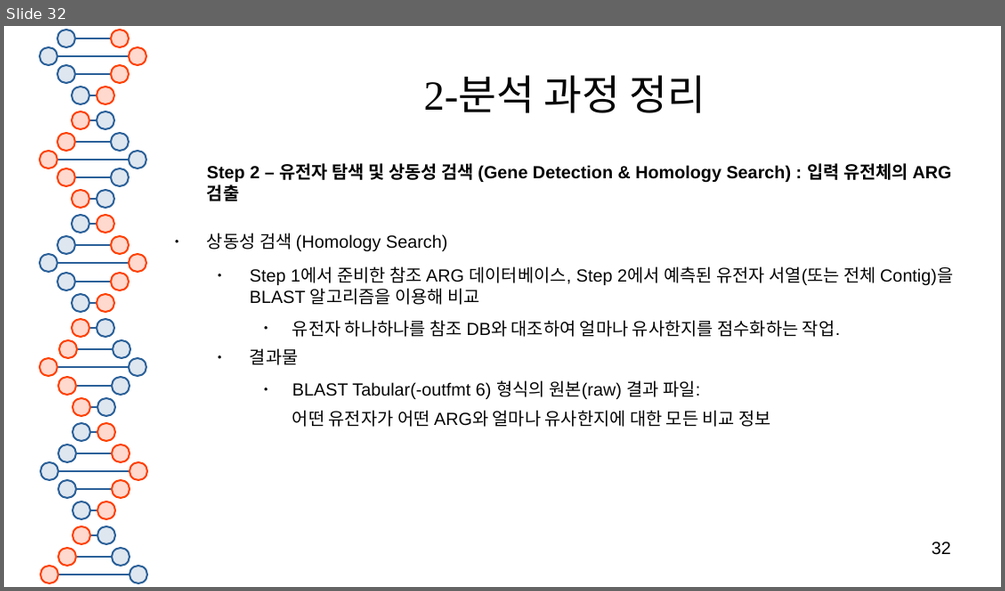
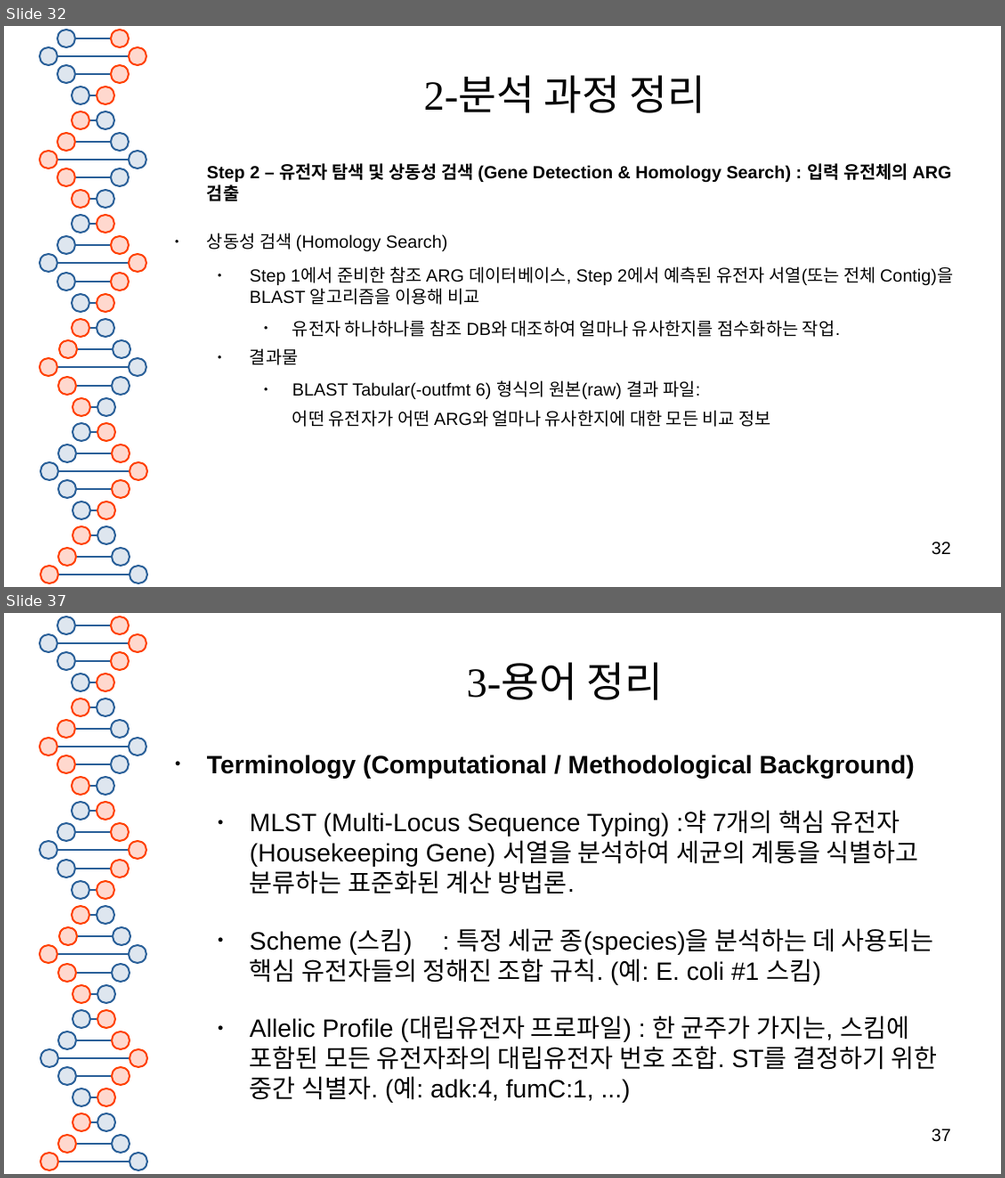
Before and after one commit to SHINKHO/bioinformatics_phase, a slide deck: docs/bioinformatics툴_분석.odp. Shown one above the other, each under a label of ours: slide 32 before the commit, slides 32 and 37 after it; the slides between them are not shown. The pictures are 1005x591 and 1005x1178 pixels, drawn with LibreOffice and Linux fonts; fonts in the diff are those of the drawing. Boxes give left, top, right and bottom in pixels: in the first picture for what was removed or moved away, otherwise in the second. Text is boxed around its words. In the diff, an @@ line names an element or a change of style, - is before the commit and + after.

```diff
--- a/docs/bioinformatics툴_분석.odp
+++ b/docs/bioinformatics툴_분석.odp
@@ slide 37 added at (4, 613, 1001, 1174), background #FFFFFF; not listed: 81 template elements that a slide beside it also shows @@
@@ title added at (467, 662, 663, 700), 33 pt, text #050505 @@
+3-용어 정리
@@ text added at (207, 755, 937, 1103), 20 pt, text #050505 @@
+● Terminology (Computational / Methodological Background)
+  ● MLST (Multi-Locus Sequence Typing) :약 7개의 핵심 유전자(Housekeeping Gene) 서열을 분석하여 세균의 계통을 식별하고 분류하는 표준화된 계산 방법론.
+  ● Scheme (스킴) : 특정 세균 종(species)을 분석하는 데 사용되는 핵심 유전자들의 정해진 조합 규칙. (예: E. coli #1 스킴)
+  ● Allelic Profile (대립유전자 프로파일) : 한 균주가 가지는, 스킴에 포함된 모든 유전자좌의 대립유전자 번호 조합. ST를 결정하기 위한 중간 식별자. (예: adk:4, fumC:1, ...)
@@ page number added at (931, 1128, 951, 1142), 14 pt, text #000000 @@
+37
```
Also in this commit, not shown: 2 slides changed, 25 other slides added, 1 other file.
